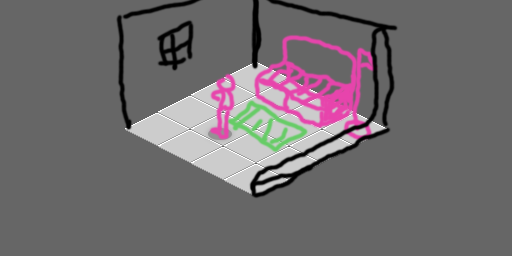
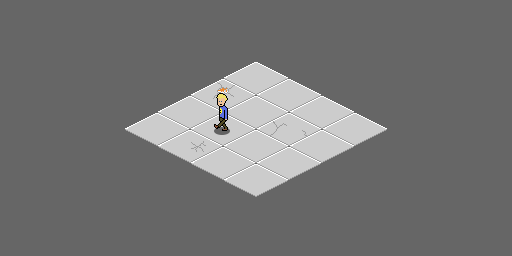
Comparing the layer stacks of the two 512 × 256 images. Changes:
hid "Ebene 5" over bbox(116, 0, 398, 199)
hid "Ebene 6" over bbox(226, 99, 309, 154)
hid "Ebene 3" over bbox(208, 34, 379, 141)
hid "Ebene 2" over bbox(209, 73, 237, 135)
added group "Gruppe 1" with 1 layers above "Character" over bbox(208, 128, 232, 140)
hid "Ellipse 1", moved it into group "Gruppe 1" over bbox(208, 128, 232, 140)
added group "Character" with 5 layers above "Floor Cracked" over bbox(214, 92, 230, 135)
added layer "Character_2" in group "Character" over bbox(214, 93, 228, 131)
added layer "Shadow" in group "Character" over bbox(214, 127, 230, 135)
added group "Floor Cracked" with 3 layers above "Floor" over bbox(191, 79, 321, 163)
added layer "FloorPlate_Cracks_3" in group "Floor Cracked" over bbox(210, 79, 255, 112)
added layer "FloorPlate_Cracks_2" in group "Floor Cracked" over bbox(191, 130, 222, 152)
added layer "FloorPlate_Cracks_1" in group "Floor Cracked" over bbox(257, 113, 321, 146)
